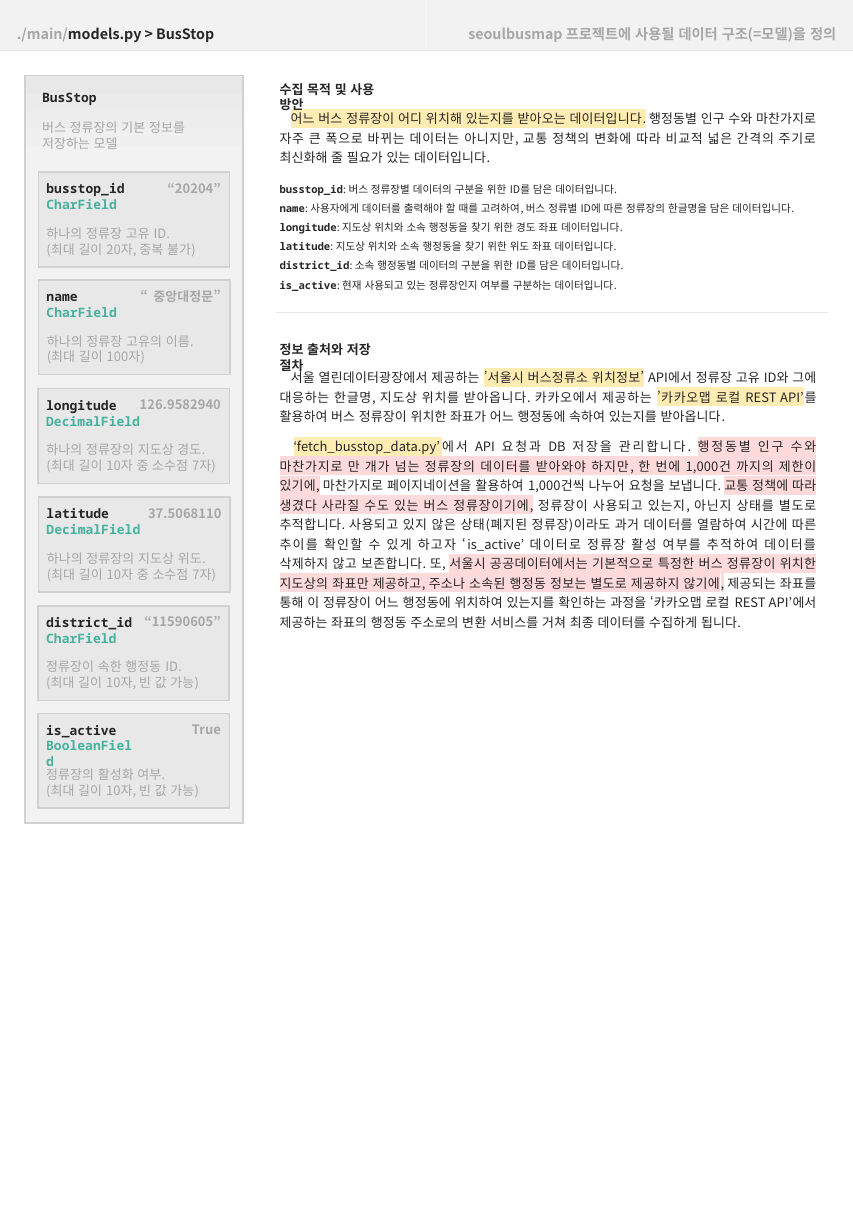
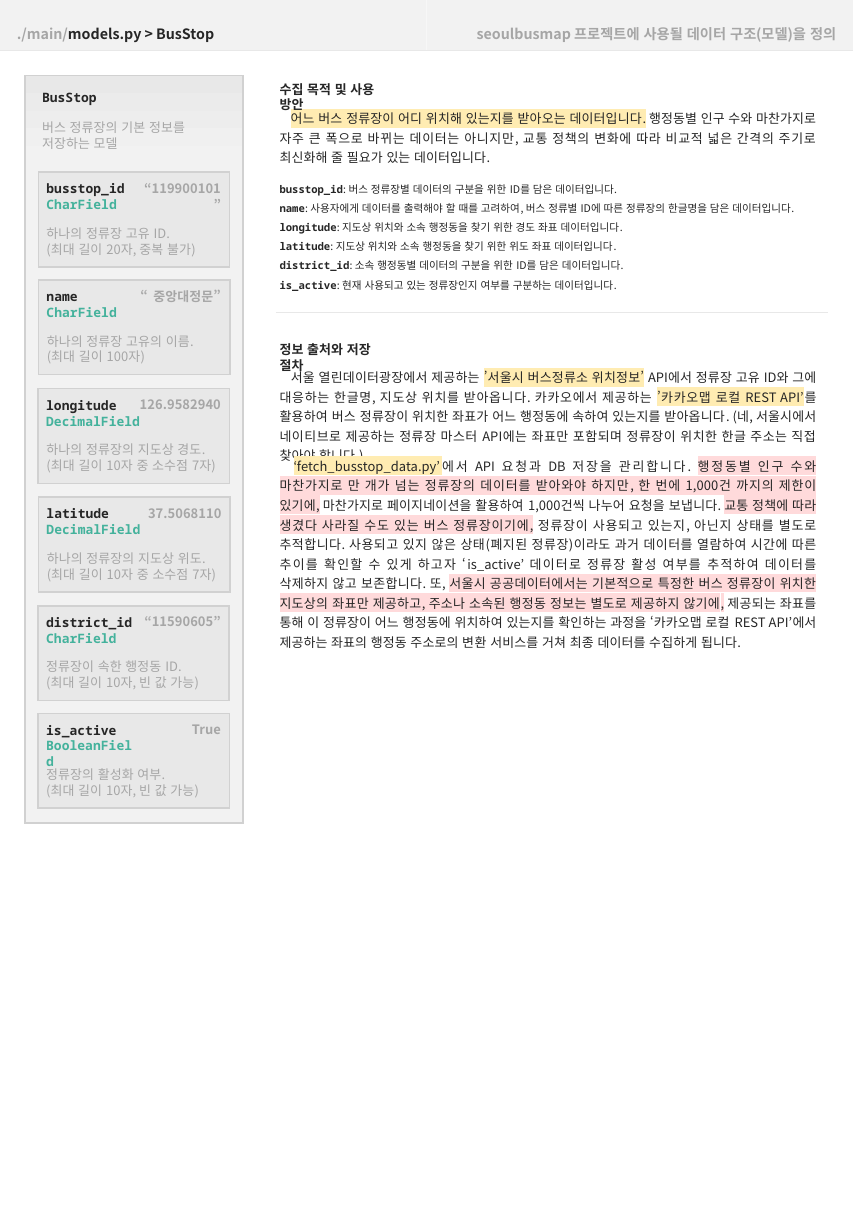
Before and after one commit to tansan7271/seoulbusmap, a slide deck: slide 2 of documents/기능 명세서 및 다이어그램 그래픽.pptx. Drawn at 853x1232 pixels with LibreOffice and Linux fonts; fonts in the diff are those of the drawing. Boxes give left, top, right and bottom in pixels: in the first picture for what was removed or moved away, otherwise in the second. Text is boxed around its words. In the diff, an @@ line names an element or a change of style, - is before the commit and + after.

Commit message:
feat: 버스 승하차 데이터 저장, 과거 데이터 보존 기능 구현

```diff
--- a/documents/기능 명세서 및 다이어그램 그래픽.pptx
+++ b/documents/기능 명세서 및 다이어그램 그래픽.pptx
@@ text in rectangle at [477,27,836,42]: text changed @@
-seoulbusmap 프로젝트에 사용될 데이터 구조(=모델)을 정의
+seoulbusmap 프로젝트에 사용될 데이터 구조(모델)을 정의
@@ text at [144,183,221,193]: text changed @@
-“20204”
+“119900101”
@@ text at [280,369,816,442]: text changed @@
-서울 열린데이터광장에서 제공하는 ’서울시 버스정류소 위치정보’ API에서 정류장 고유 ID와 그에 대응하는 한글명, 지도상 위치를 받아옵니다. 카카오에서 제공하는 ’카카오맵 로컬 REST API’를 활용하여 버스 정류장이 위치한 좌표가 어느 행정동에 속하여 있는지를 받아옵니다.
+서울 열린데이터광장에서 제공하는 ’서울시 버스정류소 위치정보’ API에서 정류장 고유 ID와 그에 대응하는 한글명, 지도상 위치를 받아옵니다. 카카오에서 제공하는 ’카카오맵 로컬 REST API’를 활용하여 버스 정류장이 위치한 좌표가 어느 행정동에 속하여 있는지를 받아옵니다. (네, 서울시에서 네이티브로 제공하는 정류장 마스터 API에는 좌표만 포함되며 정류장이 위치한 한글 주소는 직접 찾아야 합니다.)
@@ text "‘fetch_busstop_data.py’에서 API 요청과 DB 저장을 ...": place and size @@
-text "‘fetch_busstop_data.py’에서 API 요청과 DB 저장을 ..." at [280,440,817,628]
+text "‘fetch_busstop_data.py’에서 API 요청과 DB 저장을 ..." at [280,460,817,648]
```
Also in this commit, not shown: 1 other slide changed, 2 slides added, 14 other files.
